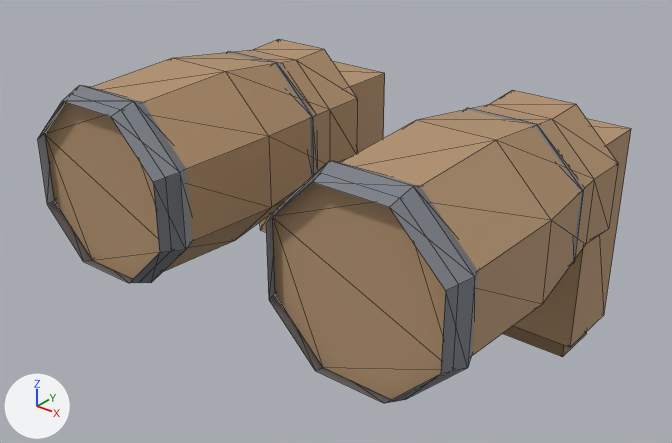
The glTF model client/public/models/armour/boots_tall.glb as it was, and as the next commit left it.
One viewpoint serves both versions: a camera (50 mm lens) standing at (0.843, -1.366, 0.576) and looking at (-0.001, -0.31, -0.078). Arrows for +X, +Y and +Z are at lower left; the lights stay in place. The picture after the commit comes second. Mesh edges are drawn as thin lines. Vertices at exactly the same position are counted once.

The scene before the commit, as lines of its bpy script (objects in view):
```python
me_footl_001 = bpy.data.meshes.new('FootL.001')
me_footl_001.from_pydata(...)  # a box spanning x 0.133..0.343, y -0.13..0.0, z -0.27..0.07, material slot 0; a box spanning x 0.148..0.328, y -0.12..-0.03, z -0.3..-0.18, material slot 1
me_footl_001.materials.append(mat_wood)
me_footl_001.materials.append(mat_darkwood)
me_lowerlegl_004 = bpy.data.meshes.new('LowerLegL.004')
me_lowerlegl_004.from_pydata(...)  # 80 vertices, 124 faces; spans x 0.093..0.391, y -0.588..-0.11, z -0.149..0.149
# faces by material slot: [60, 64]
me_lowerlegl_004.materials.append(mat_wood)
me_lowerlegl_004.materials.append(mat_darksteel)
me_lowerlegr_004 = bpy.data.meshes.new('LowerLegR.004')
me_lowerlegr_004.from_pydata(...)  # 80 vertices, 124 faces; spans x -0.391..-0.093, y -0.588..-0.11, z -0.149..0.149
# faces by material slot: [60, 64]
me_lowerlegr_004.materials.append(mat_wood)
me_lowerlegr_004.materials.append(mat_darksteel)
ob_footl = bpy.data.objects.new('FootL', me_footl_001)
ob_footl.location = (0.0, 0.0, 0.0)
ob_lowerlegl = bpy.data.objects.new('LowerLegL', me_lowerlegl_004)
ob_lowerlegl.location = (0.0, 0.0, 0.0)
ob_lowerlegr = bpy.data.objects.new('LowerLegR', me_lowerlegr_004)
ob_lowerlegr.location = (0.0, 0.0, 0.0)
# also in view: 'FootR' at (-0.238, -0.065, -0.115)
```
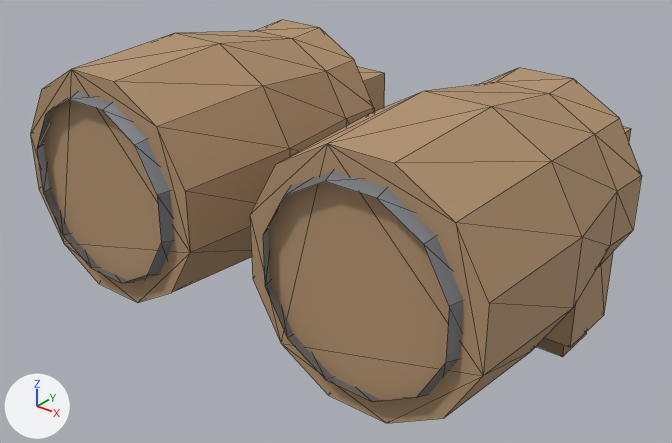
What differs and where, as boxes (x1, y1, x2, y2) in the pictures (672 x 443 px):
'LowerLegL', reshaped (11% wider, 13% taller)
    before: (266, 90, 618, 403)
    after: (250, 68, 642, 423)
'LowerLegR', reshaped (7% wider, 16% taller)
    before: (37, 39, 357, 283)
    after: (30, 20, 374, 302)
part 1 of me_lowerlegl_004, rebuilt (13% wider, 14% taller)
    before: (272, 90, 618, 400)
    after: (250, 68, 642, 423)
part 2 of me_lowerlegl_004, rebuilt
    before: (266, 161, 478, 403)
    after: (263, 171, 463, 402)
part 3 of me_lowerlegl_004, rebuilt (not visible afterwards)
    before: (465, 108, 584, 264)
part 4 of me_lowerlegr_004, rebuilt (10% wider, 17% taller)
    before: (45, 39, 357, 279)
    after: (30, 20, 374, 302)
part 5 of me_lowerlegr_004, rebuilt
    before: (37, 85, 192, 283)
    after: (37, 92, 174, 283)
part 6 of me_lowerlegr_004, rebuilt (not visible afterwards)
    before: (227, 51, 315, 177)
'FootL', unchanged, covered by the edit
    before: (502, 119, 631, 357)
    after: (536, 127, 631, 357)
'FootR', unchanged, covered by the edit
    before: (260, 61, 385, 232)
    after: (358, 67, 385, 112)

Diff of the bpy script that builds the scene:
```diff
--- a/client/public/models/armour/boots_tall.glb.py
+++ b/client/public/models/armour/boots_tall.glb.py
@@ me_lowerlegl_004 @@
 # used by ob_lowerlegl; location = (0.0, 0.0, 0.0)
-me_lowerlegl_004.from_pydata(...)  # 80 vertices, 124 faces; spans x 0.093..0.391, y -0.588..-0.11, z -0.149..0.149
+me_lowerlegl_004.from_pydata(...)  # 120 vertices, 188 faces; spans x 0.05..0.434, y -0.588..-0.11, z -0.192..0.192
+# me_lowerlegl_004 part 1: the loose piece of 32 vertices spanning x 0.093..0.391, y -0.57..-0.11, z -0.149..0.149 is rebuilt with 48 vertices and now spans x 0.05..0.434, y -0.57..-0.11, z -0.192..0.192
+# me_lowerlegl_004 part 2: the loose piece of 24 vertices spanning x 0.093..0.391, y -0.588..-0.512, z -0.149..0.149 is rebuilt with 36 vertices and now spans x 0.086..0.398, y -0.588..-0.512, z -0.156..0.156
+# me_lowerlegl_004 part 3: the loose piece of 24 vertices spanning x 0.107..0.377, y -0.26..-0.22, z -0.135..0.135 is rebuilt with 36 vertices and now spans x 0.101..0.383, y -0.26..-0.22, z -0.141..0.141
 me_lowerlegl_004.materials.append(mat_wood)
@@ me_lowerlegr_004 @@
 # used by ob_lowerlegr; location = (0.0, 0.0, 0.0)
-me_lowerlegr_004.from_pydata(...)  # 80 vertices, 124 faces; spans x -0.391..-0.093, y -0.588..-0.11, z -0.149..0.149
+me_lowerlegr_004.from_pydata(...)  # 120 vertices, 188 faces; spans x -0.434..-0.05, y -0.588..-0.11, z -0.192..0.192
+# me_lowerlegr_004 part 4: the loose piece of 32 vertices spanning x -0.391..-0.093, y -0.57..-0.11, z -0.149..0.149 is rebuilt with 48 vertices and now spans x -0.434..-0.05, y -0.57..-0.11, z -0.192..0.192
+# me_lowerlegr_004 part 5: the loose piece of 24 vertices spanning x -0.391..-0.093, y -0.588..-0.512, z -0.149..0.149 is rebuilt with 36 vertices and now spans x -0.398..-0.086, y -0.588..-0.512, z -0.156..0.156
+# me_lowerlegr_004 part 6: the loose piece of 24 vertices spanning x -0.377..-0.107, y -0.26..-0.22, z -0.135..0.135 is rebuilt with 36 vertices and now spans x -0.383..-0.101, y -0.26..-0.22, z -0.141..0.141
 me_lowerlegr_004.materials.append(mat_wood)
```
